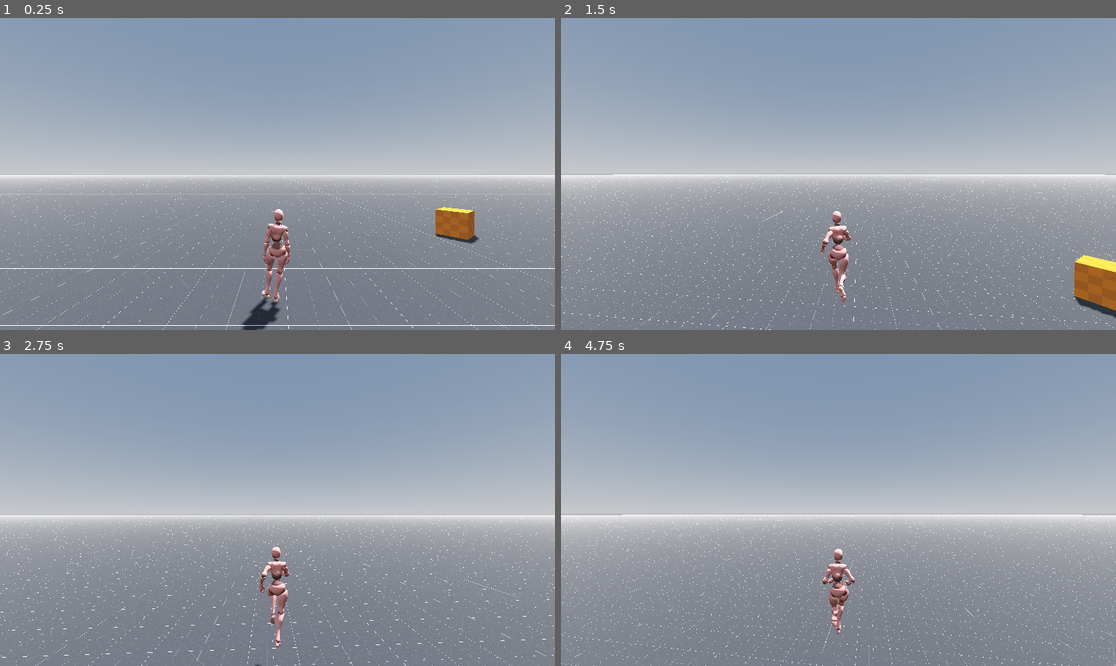
Above: before the commit, frames 1-4 (two rows, left to right).
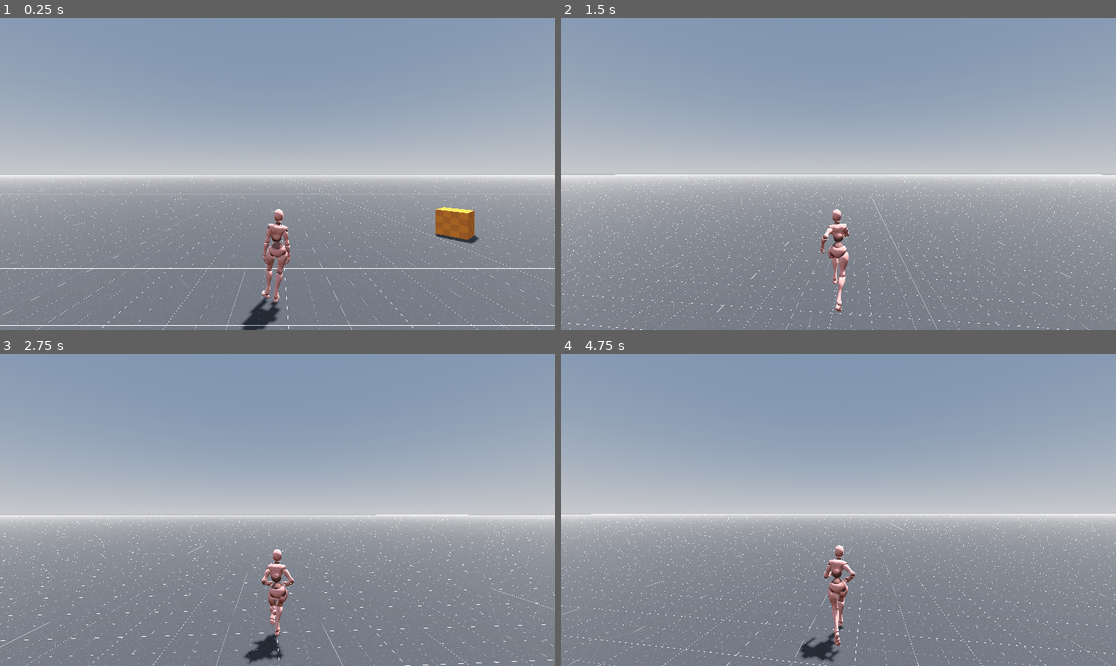
Above: after the commit, the same moments.

Repository: joelkarn/veiled-deceit
Game: Godot game, scene res://scenes/main.tscn
The game is run twice, just before and just after one commit, with the same random seed, the same clock (stepped at 60 frames per second) and the same inputs.
Inputs (mouse positions are in pixels of both pictures, inside the frame that each line leads up to):
- Up to frame 1 (0.25 s): no input
- Up to frame 2 (1.5 s): tap Enter (ui_accept) at 0.5, 0.6, 0.77, 1.07, 1.35 s; move the mouse to (866, 174) at 0.52 s; hold W (forward) from 0.53 s (still down); move the mouse to (810, 174) at 1.27 s
- Up to frame 3 (2.75 s): keep holding W (forward); tap Enter (ui_accept) at 1.52, 1.82, 2.1 s; move the mouse to (288, 503) at 2.02 s
- Up to frame 4 (4.75 s): keep holding W (forward); move the mouse to (832, 516) at 2.77 s; tap Enter (ui_accept) at 2.85, 3.02, 3.32, 3.6, 3.77, 4.07, 4.35, 4.52 s; move the mouse to (877, 513) at 3.52 s; move the mouse to (794, 506) at 4.27 s

The runs differ from the first frame. In frame 1, less than 0.1% of the frame differs, in the area x 0-99%, y 50-68%; in frame 2, 4.1%, in the area x 0-100%, y 50-100%; in frame 3, 3.5%; in frame 4, 3.9%.

Commit message:
jumping works even better, code needs to be simplified

Diff:
--- a/scripts/player.gd
+++ b/scripts/player.gd
@@ -5,11 +5,33 @@
 @onready var visuals: Node3D = $visuals
 
 const SPEED = 6.5
-const CUSTOM_GRAVITY = -30.0
+const CUSTOM_GRAVITY = -25.0
 const JUMP_VELOCITY = 10.0
 
 @export var sens_horizontal = 0.1
 @export var sens_vertical = 0.1
+
+# Stores info about the "locked" direction and speed once in the air
+var jump_dir_string = "none"    # String form of direction input (e.g., "W", "W+D", "none")
+var jump_direction = Vector3.ZERO  # Actual direction vector (normalized)
+var jump_speed = 0.0            # Magnitude of horizontal speed when jump started
+
+# Dictionary to help us determine opposites
+var OPPOSITES = {
+	"W": "S", "A": "D", "S": "W", "D": "A",
+	"W+A": "S+D", "A+W": "S+D",
+	"W+D": "S+A", "D+W": "S+A",
+	"S+A": "W+D", "A+S": "W+D",
+	"S+D": "W+A", "D+S": "W+A"
+}
+
+func join_strings(array: Array, delimiter: String = ",") -> String:
+	var result := ""
+	for i in range(array.size()):
+		if i > 0:
+			result += delimiter
+		result += str(array[i])
+	return result
 
 func _ready():
 	Input.mouse_mode = Input.MOUSE_MODE_CAPTURED
@@ -24,36 +46,145 @@
 		camera_mount.rotate_x(deg_to_rad(-event.relative.y * sens_vertical))
 
 func _physics_process(delta: float) -> void:
-	# Add gravity when not on floor
+	# Always apply gravity if not on the floor
 	if not is_on_floor():
 		velocity.y += CUSTOM_GRAVITY * delta
 
-	# If on the floor, allow horizontal movement
 	if is_on_floor():
-		var input_dir = Input.get_vector("left", "right", "forward", "backward")
+		# ---------------------------------------
+		#       NORMAL MOVEMENT ON FLOOR
+		# ---------------------------------------
+		var input_dir = Input.get_vector("left", "right", "forward", "backward", 0.01)
 		var direction = (transform.basis * Vector3(input_dir.x, 0, input_dir.y)).normalized()
 
 		# Animate and set velocity
 		if direction != Vector3.ZERO:
 			if animation_player.current_animation != "running":
 				animation_player.play("running")
-			# Rotate visuals to face movement direction
 			visuals.look_at(position + direction)
-
 			velocity.x = direction.x * SPEED
 			velocity.z = direction.z * SPEED
 		else:
 			if animation_player.current_animation != "idle":
 				animation_player.play("idle")
-			# Gradually stop moving horizontally
 			velocity.x = move_toward(velocity.x, 0, SPEED)
 			velocity.z = move_toward(velocity.z, 0, SPEED)
 
-		# Handle jump only when on the floor
+		# Handle jump
 		if Input.is_action_just_pressed("ui_accept"):
+			# Lock in horizontal direction and speed if not zero
+			var dir_string = _get_direction_string()
+			if direction.length() > 0.001:
+				jump_dir_string = dir_string
+				jump_direction = direction
+				jump_speed = SPEED
+			else:
+				# No initial direction => locked direction = none
+				jump_dir_string = "none"
+				jump_direction = Vector3.ZERO
+				jump_speed = 0.0
+
 			velocity.y = JUMP_VELOCITY
 
-	# If not on the floor, don't modify velocity.x or velocity.z (no air control)
-	# velocity.y is already being handled by gravity above
+	else:
+		# ---------------------------------------
+		#            IN THE AIR
+		# ---------------------------------------
+		# We do NOT recalculate direction or rotate visuals based on new input.
+		# Instead, we modify the speed factor depending on pressed keys.
+		_apply_midair_velocity_logic()
 
 	move_and_slide()
+
+
+func _apply_midair_velocity_logic() -> void:
+	var dir_string = _get_direction_string()
+	var new_factor = 1.0
+
+	# CASE 1: If we jumped with no direction locked
+	if jump_dir_string == "none":
+		if dir_string == "none":
+			# Still no direction => no horizontal movement
+			velocity.x = 0
+			velocity.z = 0
+			return
+		else:
+			# If the player presses ANY direction in midair for the first time,
+			# we "lock" that direction at 50% speed.
+			var new_dir = _get_direction_vector(dir_string).normalized()
+			jump_direction = new_dir
+			jump_dir_string = dir_string
+			jump_speed = SPEED  # store normal speed internally
+			new_factor = 0.5    # but only move at 50%
+			velocity.x = jump_direction.x * jump_speed * new_factor
+			velocity.z = jump_direction.z * jump_speed * new_factor
+			return
+	else:
+		# CASE 2: We jumped with a locked direction
+		# Decide if the current pressed direction is the same, opposite, or unrelated
+		if dir_string == jump_dir_string:
+			# Same direction => 100%
+			new_factor = 1.0
+		elif OPPOSITES.get(jump_dir_string, "") == dir_string:
+			# Opposite direction => 25%
+			new_factor = 0.25
+		elif dir_string == "none":
+			# Released keys => 50%
+			new_factor = 0.5
+		else:
+			# Some unrelated direction => also 50%
+			# For example, jumped forward (W) but pressed D => "unrelated"
+			new_factor = 0.5
+
+		# Apply the locked direction with the chosen factor
+		velocity.x = jump_direction.x * jump_speed * new_factor
+		velocity.z = jump_direction.z * jump_speed * new_factor
+
+
+#
+# Helpers to track direction as string vs. vector
+#
+func _get_direction_string() -> String:
+	var pressed = []
+	if Input.is_action_pressed("forward"):
+		pressed.append("W")
+	if Input.is_action_pressed("backward"):
+		pressed.append("S")
+	if Input.is_action_pressed("left"):
+		pressed.append("A")
+	if Input.is_action_pressed("right"):
+		pressed.append("D")
+
+	if pressed.size() == 0:
+		return "none"
+
+	# Sort so "W+D" == "D+W"
+	pressed.sort_custom(func(a, b):
+		if a < b:
+			return -1
+		elif a > b:
+			return 1
+		else:
+			return 0
+)
+	return join_strings(pressed, "+")
+
+
+func _get_direction_vector(dir_string: String) -> Vector3:
+	# Convert a direction string (e.g., "W+D") into a local direction vector
+	var result = Vector3.ZERO
+	if dir_string == "none":
+		return result
+
+	# Because we rely on the transform basis for correct orientation in 3D,
+	# we find forward/backward from transform.basis.z, left/right from transform.basis.x
+	if dir_string.find("W") != -1:
+		result += -transform.basis.z  # forward
+	if dir_string.find("S") != -1:
+		result += transform.basis.z   # backward
+	if dir_string.find("A") != -1:
+		result += -transform.basis.x  # left
+	if dir_string.find("D") != -1:
+		result += transform.basis.x   # right
+
+	return result  # normalization done by caller
